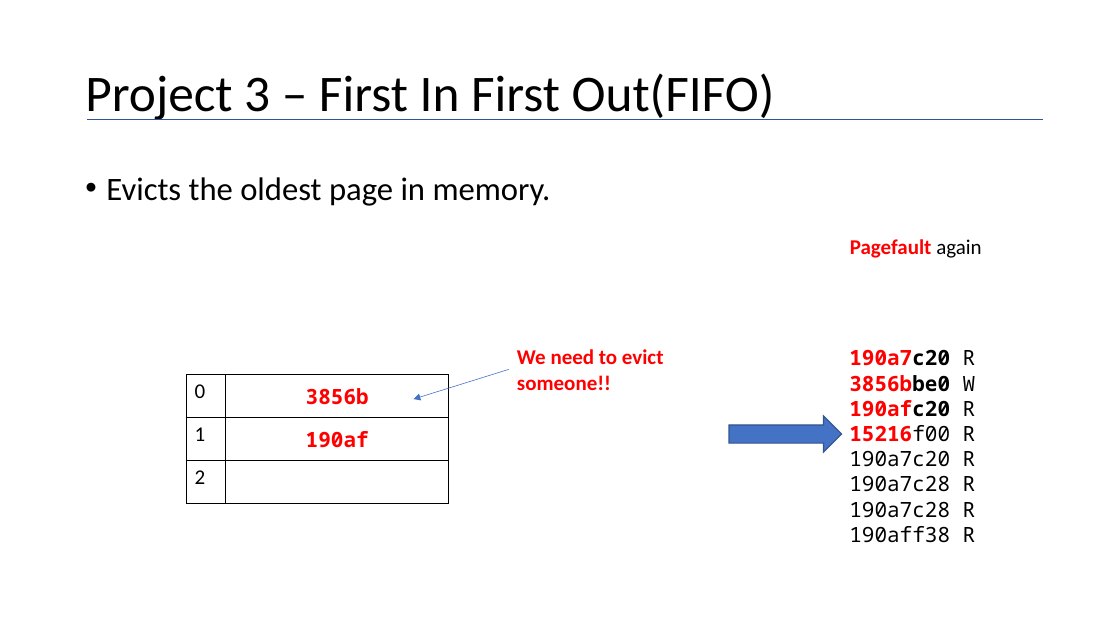
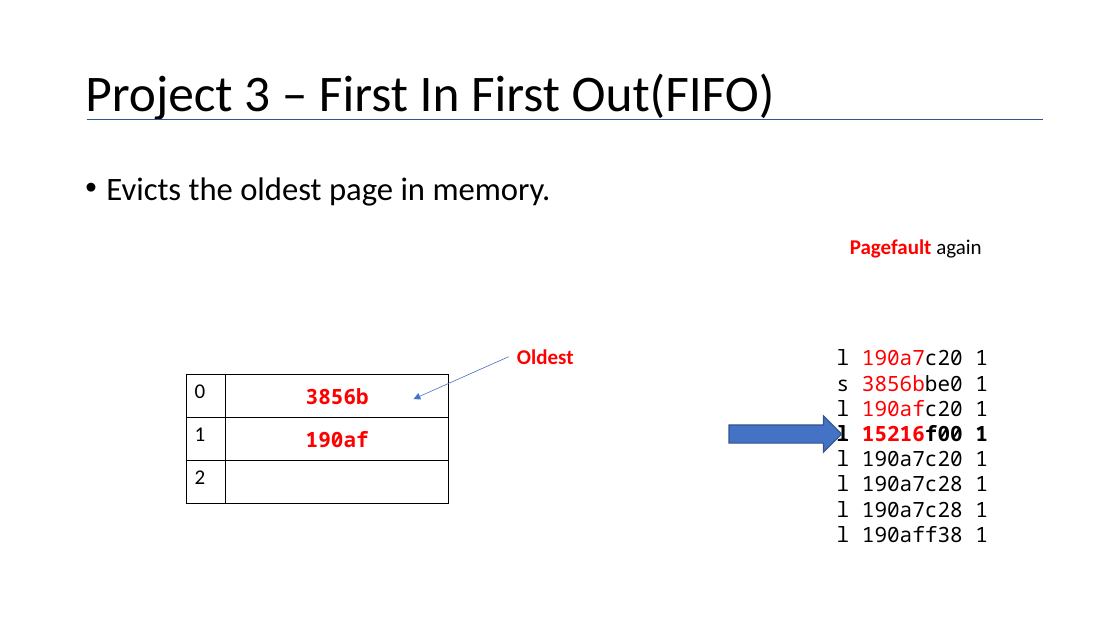
Before and after one commit to maher460/Pitt_CS1550_recitation_materials, a slide deck: slide 24 of week10/cs1550_spring2019_project3.pptx (slide 29 before the commit). Drawn at 1120x630 pixels with LibreOffice and Linux fonts; fonts in the diff are those of the drawing. Boxes give left, top, right and bottom in pixels: in the first picture for what was removed or moved away, otherwise in the second. Text is boxed around its words. In the diff, an @@ line names an element or a change of style, - is before the commit and + after.

```diff
--- a/week10/cs1550_spring2019_project3.pptx
+++ b/week10/cs1550_spring2019_project3.pptx
@@ arrow moved from (509, 370) - (413, 399) to (509, 357) - (413, 399) @@
@@ text removed at [517, 349, 664, 390] @@
-We need to evict someone!!
@@ text added at [517, 349, 574, 364], 18 pt, text #FF0000, bold @@
+Oldest
@@ text at [837, 349, 988, 543]: text changed @@
-190a7c20 R
-3856bbe0 W
-190afc20 R
-15216f00 R
-190a7c20 R
-190a7c28 R
-190a7c28 R
-190aff38 R
+l 190a7c20 1
+s 3856bbe0 1
+l 190afc20 1
+l 15216f00 1
+l 190a7c20 1
+l 190a7c28 1
+l 190a7c28 1
+l 190aff38 1
```
Also in this commit, not shown: 29 other slides changed, 9 slides added, 17 slides removed, 1 other file.
